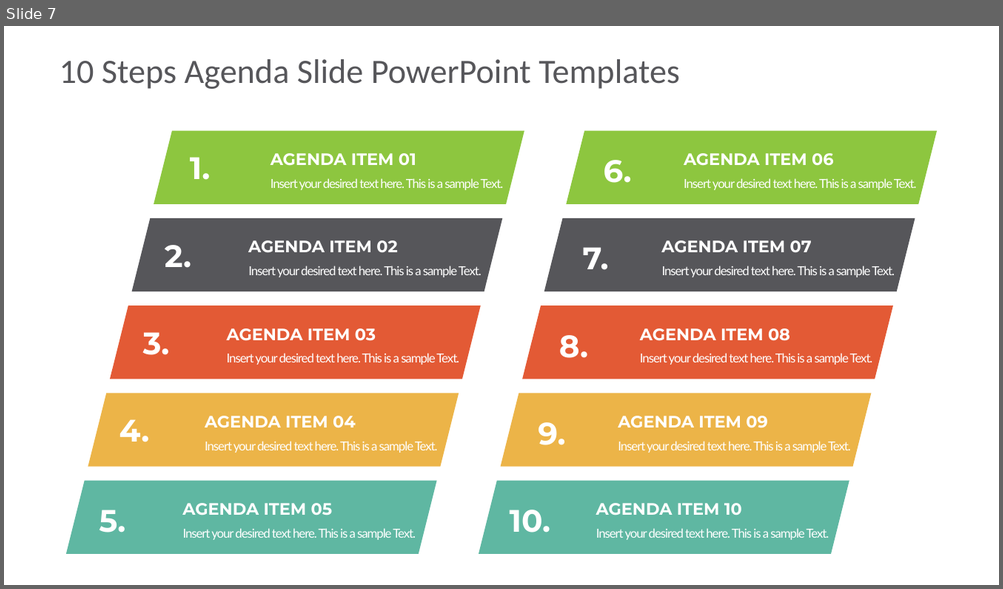
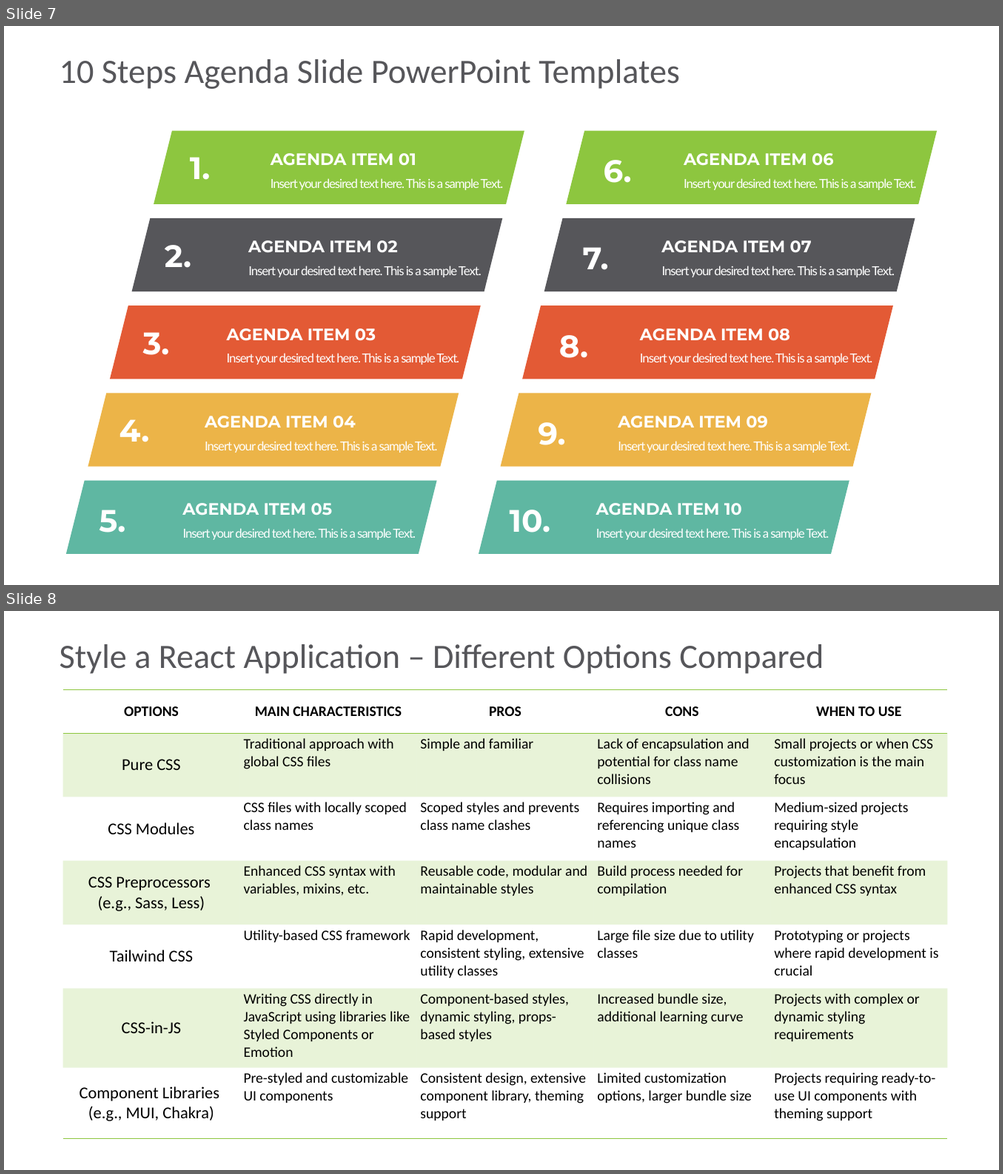
Before and after one commit to ux-vaibhav/PPT, a slide deck: free-agenda-slides-powerpoint-templates.pptx. Shown one above the other, each under a label of ours: slide 7 before the commit, slides 7 and 8 after it. The pictures are 1003x589 and 1003x1174 pixels, drawn with LibreOffice and Linux fonts; fonts in the diff are those of the drawing. Boxes give left, top, right and bottom in pixels: in the first picture for what was removed or moved away, otherwise in the second. Text is boxed around its words. In the diff, an @@ line names an element or a change of style, - is before the commit and + after.

```diff
--- a/free-agenda-slides-powerpoint-templates.pptx
+++ b/free-agenda-slides-powerpoint-templates.pptx
@@ slide 8 added at [4,611,999,1170], background #FFFFFF @@
@@ title added at [60,644,823,674], 66 pt, text #56565A @@
+Style a React Application – Different Options Compared
@@ table added at [63,689,947,1139], 7 rows, 5 columns @@
+OPTIONS | MAIN CHARACTERISTICS | PROS | CONS | WHEN TO USE
+Pure CSS | Traditional approach with global CSS files | Simple and familiar | Lack of encapsulation and potential for class name collisions | Small projects or when CSS customization is the main focus
+CSS Modules | CSS files with locally scoped class names | Scoped styles and prevents class name clashes | Requires importing and referencing unique class names | Medium-sized projects requiring style encapsulation
+CSS Preprocessors / (e.g., Sass, Less) | Enhanced CSS syntax with variables, mixins, etc. | Reusable code, modular and maintainable styles | Build process needed for compilation | Projects that benefit from enhanced CSS syntax
+Tailwind CSS | Utility-based CSS framework | Rapid development, consistent styling, extensive utility classes | Large file size due to utility classes | Prototyping or projects where rapid development is crucial
+CSS-in-JS | Writing CSS directly in JavaScript using libraries like Styled Components or Emotion | Component-based styles, dynamic styling, props-based styles | Increased bundle size, additional learning curve | Projects with complex or dynamic styling requirements
+Component Libraries / (e.g., MUI, Chakra) | Pre-styled and customizable UI components | Consistent design, extensive component library, theming support | Limited customization options, larger bundle size | Projects requiring ready-to-use UI components with theming support
```
Also in this commit, not shown: 7 other files.
